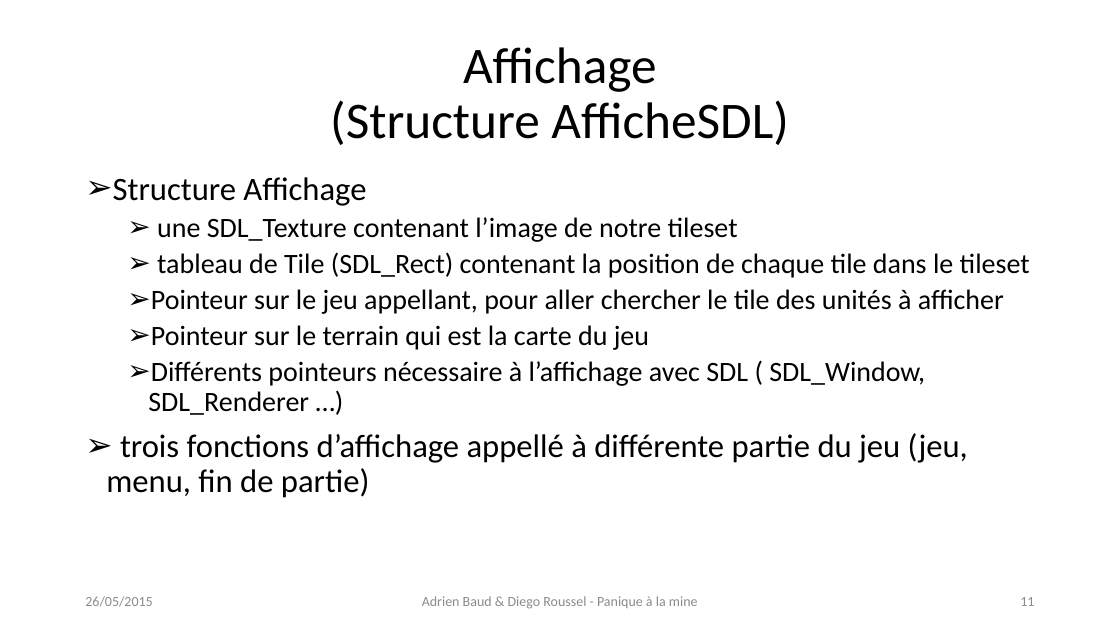
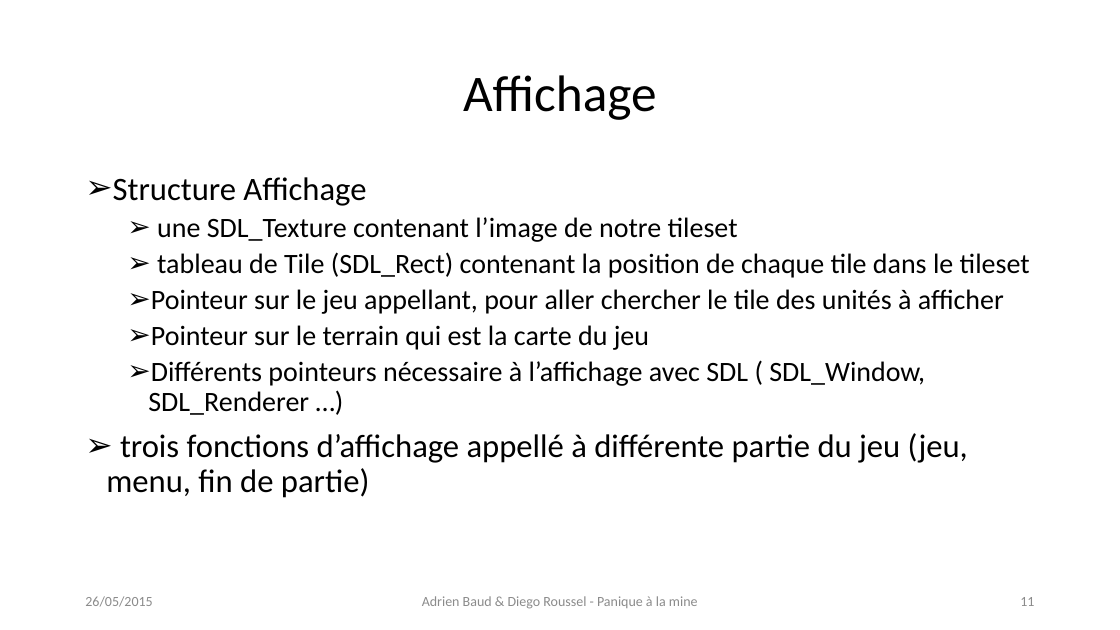
Before and after one commit to Lif7-RTS/RTS-projet, a slide deck: slide 11 of Panique à la mine.pptx. Drawn at 1120x630 pixels with LibreOffice and Linux fonts; fonts in the diff are those of the drawing. Boxes give left, top, right and bottom in pixels: in the first picture for what was removed or moved away, otherwise in the second. Text is boxed around its words. In the diff, an @@ line names an element or a change of style, - is before the commit and + after.

```diff
--- a/Panique à la mine.pptx
+++ b/Panique à la mine.pptx
@@ title at [463, 75, 657, 120]: text changed @@
-Affichage
-(Structure AfficheSDL)
+Affichage
```
Also in this commit, not shown: 2 other slides changed, 2 other files.
